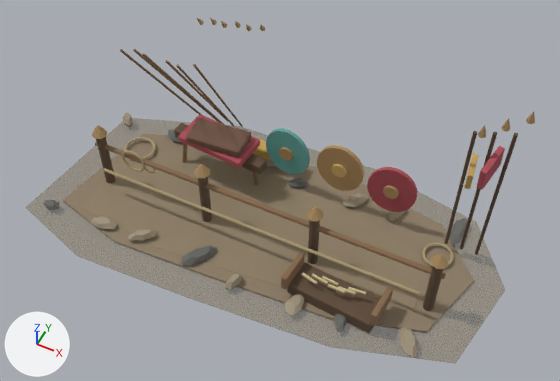
Renders of the glTF model public/assets/scenery/zabulistan/cavalry-staging-set.glb from each side of a commit.
One viewpoint serves both versions: a 50 mm lens placed at (3.4, -6.53, 8.93), pointed at (0.29, -0.32, 1.17). The axes (+X, +Y, +Z) are drawn at lower left. The lights are the same throughout. The first picture is the older version. Where no turn or scale is listed for an object, it has been applied to the vertices.

Before the edit, the objects in view are built like this:
```python
ob_cavalry_staging_dust_wash = bpy.data.objects.new('cavalry_staging_dust_wash', me_cavalry_staging_dust_wash_mesh)
ob_cavalry_staging_dust_wash.location = (0.0, 0.0, 0.0)
ob_cavalry_staging_packed_earth = bpy.data.objects.new('cavalry_staging_packed_earth', me_cavalry_staging_packed_earth_mesh)
ob_cavalry_staging_packed_earth.location = (0.0, 0.0, 0.0)
ob_cavalry_staging_trodden_center = bpy.data.objects.new('cavalry_staging_trodden_center', me_cavalry_staging_trodden_center_mesh)
ob_cavalry_staging_trodden_center.location = (0.0, 0.0, 0.0)
ob_round_cavalry_shield_0 = bpy.data.objects.new('round_cavalry_shield_0', me_cylinder_008)
ob_round_cavalry_shield_0.location = (-0.1, 0.72, 0.78)
# also in view: 'folded_red_saddle_blanket' at (-1.12, 0.48, 0.78); 'hitch_post_2' at (0.86, -0.42, 0.52); 'hitch_post_3' at (2.58, -0.42, 0.52); 'saddle_stand_beam' at (-1.12, 0.48, 0.62); 'cavalry_staging_anchor_stone_3' at (-0.61, -1.1, 0.12)
```
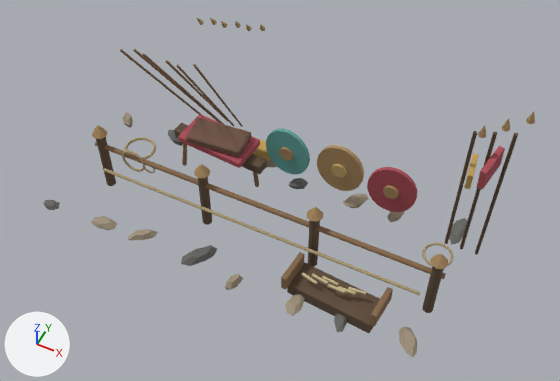
Pixel boxes [x1, y1, x2, y2] of what changed, in the pictures (560 x 381 px):
'cavalry_staging_trodden_center', deleted (brown): before [82, 149, 423, 312]
'cavalry_staging_dust_wash', deleted: before [26, 118, 505, 363]
'cavalry_staging_packed_earth', deleted: before [63, 133, 474, 333]

What the commit changed:
Object 'cavalry_staging_dust_wash' (ob_cavalry_staging_dust_wash) is deleted.
Object 'cavalry_staging_packed_earth' (ob_cavalry_staging_packed_earth) is deleted.
Object 'cavalry_staging_trodden_center' (ob_cavalry_staging_trodden_center) is deleted.
